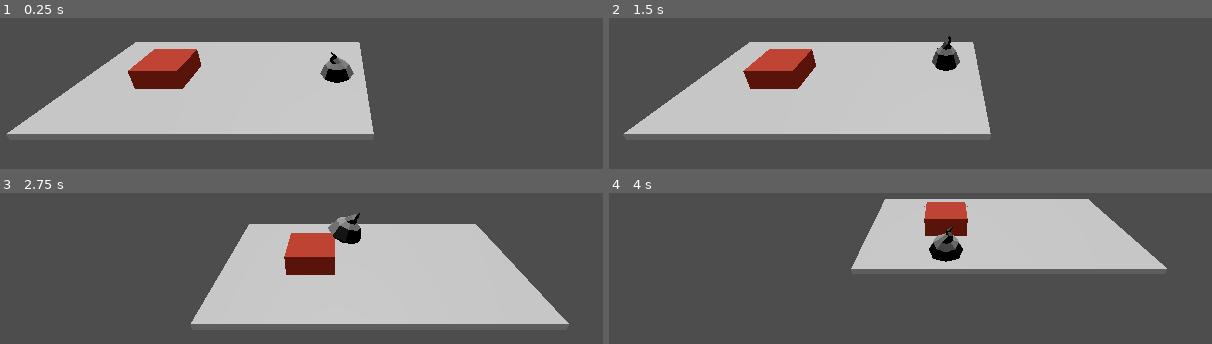
Above: before the commit, frames 1-4 (two rows, left to right).
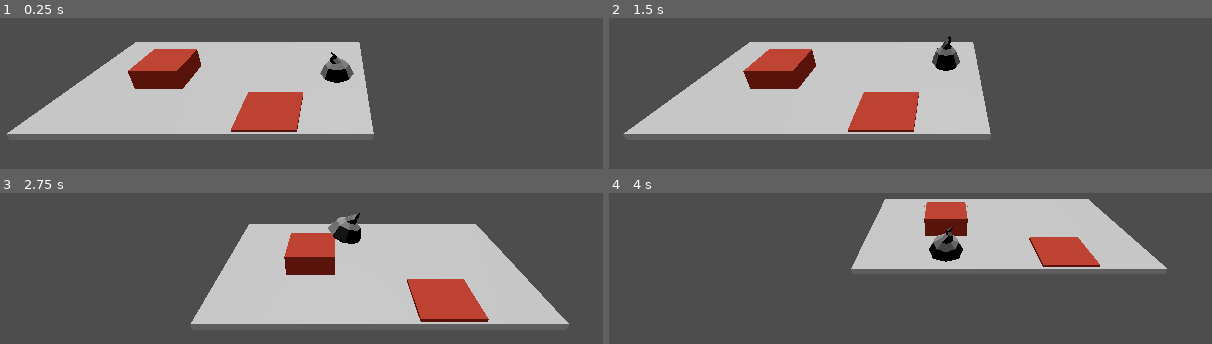
Above: after the commit, the same moments.

Repository: torbenvanassche/Warehousing
Game: Godot game, scene res://game_components/scenes/game.tscn
Two runs of this game, one before a commit and one after it. Both use one fixed random seed, a clock stepped at 60 frames per second and the inputs below.
Inputs (mouse positions are in pixels of both pictures, inside the frame that each line leads up to):
- Up to frame 1 (0.25 s): no input
- Up to frame 2 (1.5 s): tap Enter at 0.5 s; move the mouse to (1121, 46) at 0.52 s; hold D (move_right) 0.53-1.25 s; right-click (1121, 46) at 0.6 s; click (1121, 46) at 0.67 s; tap Space at 1.25 s; drag from (783, 91) to (904, 158) at 1.27 s
- Up to frame 3 (2.75 s): move the mouse to (outside the picture) at 2.02 s; hold D (move_right) from 2.03 s (still down); tap Mouse wheel up (zoom_in) at 2.1 s
- Up to frame 4 (4 s): release D (move_right) at 2.75 s; drag from (904, 333) to (outside the picture) at 2.77 s; move the mouse to (1187, 310) at 3.52 s; hold A (move_left) from 3.53 s (still down); hold V from 3.53 s (still down)

The runs differ from the first frame. In frame 1, 2.7% of the frame differs, in the area x 38-51%, y 49-76%; in frame 2, 2.7%; in frame 3, 3.0%, in the area x 67-82%, y 56-86%; in frame 4, 1.8%.
Error in both runs: Invalid assignment of property or key 'camera' with value of type 'Camera3D' on a base object of type 'Node3D (game_manager.gd)'. (res://game_mechanics/global_…

Commit message:
added mesh placeholders and spawner elements

Diff:
--- a/game_components/prefabs/item_generator.tscn
+++ b/game_components/prefabs/item_generator.tscn
@@ -1,9 +1,10 @@
-[gd_scene load_steps=5 format=3 uid="uid://d3yaswkd55sxm"]
+[gd_scene load_steps=6 format=3 uid="uid://d3yaswkd55sxm"]
 
 [ext_resource type="Script" path="res://game_mechanics/global_scripts/item_generator.gd" id="1_dylii"]
 [ext_resource type="PackedScene" uid="uid://cmhbojmr36k2q" path="res://imported_assets/prototyping/SM_Primitive_Cube_02.glb" id="2_6ii8l"]
 [ext_resource type="Material" uid="uid://bflflhkp2jdb3" path="res://materials/prototyping/interactable.tres" id="3_vlxcv"]
 [ext_resource type="Script" path="res://game_mechanics/global_scripts/input_item_buffered_display.gd" id="4_ce1m3"]
+[ext_resource type="PackedScene" uid="uid://xf4caewjuj5p" path="res://imported_assets/item_data/scenes/wheat.glb" id="5_l27yy"]
 
 [node name="generator" type="Node3D"]
 script = ExtResource("1_dylii")
@@ -16,4 +17,19 @@
 surface_material_override/0 = ExtResource("3_vlxcv")
 script = ExtResource("4_ce1m3")
 
+[node name="Node3D" type="Node3D" parent="SM_Primitive_Cube_02/SM_Primitive_Cube_01_001" index="0"]
+transform = Transform3D(1, 1.02435e-09, 1.42609e-09, -1.74623e-10, -4.37103e-08, 1, 1.78011e-09, -1, -4.37722e-08, 25, 25, 3.8147e-06)
+
+[node name="wheat" parent="SM_Primitive_Cube_02/SM_Primitive_Cube_01_001/Node3D" instance=ExtResource("5_l27yy")]
+transform = Transform3D(1, 1.29319e-11, -8.73115e-11, -1.75999e-09, 1, 0, 0, 3.63798e-12, 1, -1.90735e-06, 174.272, 1.90735e-06)
+
+[node name="Node3D2" type="Node3D" parent="SM_Primitive_Cube_02/SM_Primitive_Cube_01_001" index="1"]
+transform = Transform3D(1, -2.91038e-10, -2.20286e-11, -2.03727e-10, 1, -7.27596e-12, 2.71245e-09, -9.31323e-10, 1, 25, -25, 0)
+
+[node name="Node3D3" type="Node3D" parent="SM_Primitive_Cube_02/SM_Primitive_Cube_01_001" index="2"]
+transform = Transform3D(1, -1.45519e-10, -7.48024e-12, -1.45519e-10, 1, -7.27596e-12, 1.31467e-09, 0, 1, -25, 25, 0)
+
+[node name="Node3D4" type="Node3D" parent="SM_Primitive_Cube_02/SM_Primitive_Cube_01_001" index="3"]
+transform = Transform3D(1, -3.20142e-10, -2.2025e-11, -2.03727e-10, 1, -1.09139e-11, 3.644e-09, -1.39698e-09, 1, -25, -25, 0)
+
 [editable path="SM_Primitive_Cube_02"]
--- a/game_components/scenes/game.tscn
+++ b/game_components/scenes/game.tscn
@@ -7,6 +7,7 @@
 [ext_resource type="PackedScene" uid="uid://dkn4nxkpwita" path="res://game_components/prefabs/packing_table.tscn" id="5_njmnk"]
 [ext_resource type="PackedScene" uid="uid://ccrqwbtxe7wa4" path="res://game_mechanics/user_interface/windows/box_fitting.tscn" id="6_vpj32"]
 [ext_resource type="PackedScene" uid="uid://cab8b0fs7luja" path="res://game_mechanics/user_interface/windows/paused.tscn" id="7_lkent"]
+[ext_resource type="PackedScene" uid="uid://d3yaswkd55sxm" path="res://game_components/prefabs/item_generator.tscn" id="8_7v7yb"]
 
 [sub_resource type="Environment" id="Environment_jjkjc"]
 tonemap_mode = 1
@@ -47,3 +48,6 @@
 
 [node name="Pause" parent="UI" instance=ExtResource("7_lkent")]
 visible = false
+
+[node name="generator" parent="." instance=ExtResource("8_7v7yb")]
+transform = Transform3D(1, 0, 0, 0, 1, 0, 0, 0, 1, 1, 0, -1)
--- a/game_mechanics/global_scripts/input_item_buffered_display.gd
+++ b/game_mechanics/global_scripts/input_item_buffered_display.gd
@@ -1,23 +1,32 @@
 extends Node
 
-@onready var spawner: ItemSpawner = $".";
-@export var max_item_buffer: int = 1;
+@onready var spawner: ItemSpawner = $"./../../";
+var max_item_buffer: int = 1;
 var spawned_item_buffer: Inventory
-
-@export var spawn_locations: Array[Node3D] = [];
+var spawn_locations: Array[Node3D] = [];
 
 func _ready():
 	spawned_item_buffer = Inventory.new(max_item_buffer, max_item_buffer, "Input buffer");
 	spawner.item_generated.connect(_on_signal)
+	spawn_locations.append_array(get_children())
+	max_item_buffer = get_child_count();
+
+	if spawn_locations.size() == 0:
+		printerr(self.name + " has no children, no elements can be spawned on this.")
 
 func _on_signal(item: Dictionary):
 	if spawned_item_buffer.add_item(item, 1, false, true) == 0:
-		var rnd_location = handle_random_location();
-		#TODO: instantiate the mesh of the item
+		var rnd_location: Node3D = handle_random_location();
+		var instance: Node3D = ItemManager.get_scene(item).instantiate();
+		instance.scale *= 10;
+		rnd_location.add_child(instance)
 		pass
 
 #this code prevents taking locations that are already in use
 func handle_random_location():
-	var rnd_location = spawn_locations.filter(func(x): return x.has_meta("taken") && x.get_meta("taken", false)).pick_random();
+	var rnd_location = spawn_locations.filter(func(x): return !x.get_meta("taken", false)).pick_random();
+	if !rnd_location:
+		printerr("No free slot found to generate an item into, skipping!")
+		return;
 	rnd_location.set_meta("taken", true);
 	return rnd_location;
--- a/game_mechanics/global_scripts/item_manager.gd
+++ b/game_mechanics/global_scripts/item_manager.gd
@@ -23,15 +23,21 @@
 	return a_items;
 
 func get_scene(item: Dictionary) -> PackedScene:
-	var path = "res://imported_assets/item_data/scenes/" + item.scene_path
+	var scene_name: String = item.scene_path;
+	if !scene_name.ends_with(".glb"):
+		scene_name += ".glb";
+	var path = "res://imported_assets/item_data/scenes/" + scene_name
 	if ResourceLoader.exists(path):
 		return load(path)
+	else:
+		printerr("Could not find mesh for " + item.name)
 	return null
 
 func get_sprite(item: Dictionary) -> Texture:
 	if item.has("sprite"):
 		return item.sprite;
 	else:
+		var scene_name: String = item.scene_path;
 		var path = "res://imported_assets/item_data/sprites/" + item.sprite_path + ".png"
 		if ResourceLoader.exists(path):
 			item.sprite = load(path);
--- a/imported_assets/item_data/item_database.json
+++ b/imported_assets/item_data/item_database.json
@@ -7,24 +7,13 @@
         "stack_size": 10,
         "random_weight": 5,
         "sprite_path": "wheat",
-        "scene_path": "SM_Prop_Plant_Wheat_03.glb",
+        "scene_path": "wheat",
         "grow_time": 5,
         "layout": {
             "data": "1111",
             "columns": 2
         },
         "yield": 1
-    },
-    "flour": {
-        "name": "Flour",
-        "description": "A bunch of flour, seems pretty basic.",
-        "available": true,
-        "stack_size": 10,
-        "random_weight": 1,
-        "sprite_path": "flour",
-        "scene_path": "SM_Prop_Plant_Wheat_03.glb",
-        "process": "GRIND",
-        "processing_time": 4
     },
     "iron_raw": {
         "name": "Raw Iron",
@@ -34,7 +23,11 @@
         "stack_size": 10,
         "random_weight": 5,
         "sprite_path": "iron_ore",
-        "scene_path": "ore"
+        "scene_path": "iron_ore",
+        "layout": {
+            "data": "11",
+            "columns": 2
+        }
     },
     "gold_raw": {
         "name": "Raw Gold",
@@ -44,7 +37,7 @@
         "stack_size": 10,
         "random_weight": 1,
         "sprite_path": "gold_ore",
-        "scene_path": "ore"
+        "scene_path": "gold_ore"
     },
     "copper_raw": {
         "name": "Raw Copper",
@@ -54,6 +47,6 @@
         "stack_size": 10,
         "random_weight": 2,
         "sprite_path": "copper_ore",
-        "scene_path": "ore"
+        "scene_path": "copper_ore"
     }
 }
Not shown: 1 places in game_components/scenes/game.tscn that only renumber resources
Binary file added: imported_assets/item_data/scenes/copper_ore.glb
Not shown, added: imported_assets/item_data/scenes/copper_ore.glb.import
Binary file added: imported_assets/item_data/scenes/gold_ore.glb
Not shown, added: imported_assets/item_data/scenes/gold_ore.glb.import
Binary file added: imported_assets/item_data/scenes/iron_ore.glb
Not shown, added: imported_assets/item_data/scenes/iron_ore.glb.import
Binary file added: imported_assets/item_data/scenes/wheat.glb
Not shown, added: imported_assets/item_data/scenes/wheat.glb.import
